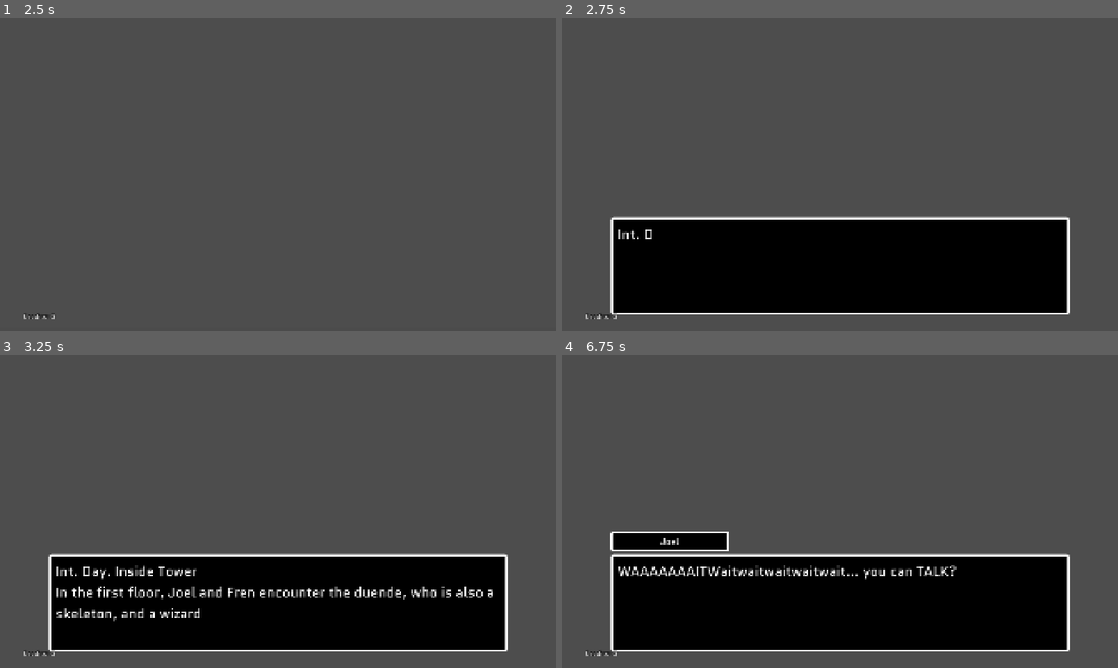
Above: before the commit, frames 1-4 (two rows, left to right).
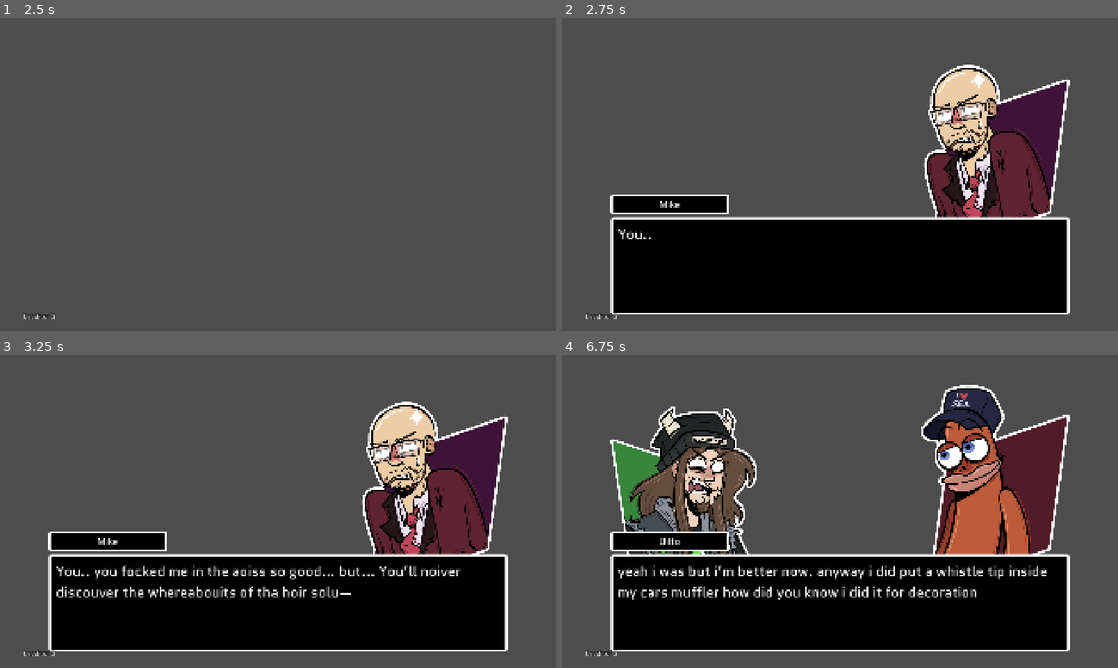
Above: after the commit, the same moments.

Repository: jillzilla/FBDB
Game: Godot game, scene res://assets/scenes/menu.tscn
Two runs of this game, one before a commit and one after it. Both use one fixed random seed, a clock stepped at 60 frames per second and the inputs below.
Inputs (mouse positions are in pixels of both pictures, inside the frame that each line leads up to):
- Up to frame 1 (2.5 s): click "Start" at 0.5 s; tap Enter (ProgressDialogue) at 1.25, 1.35, 2.1 s; move the mouse to (400, 158) at 1.27 s; move the mouse to (166, 190) at 2.02 s
- Up to frame 2 (2.75 s): no input
- Up to frame 3 (3.25 s): move the mouse to (333, 442) at 2.77 s; tap Enter (ProgressDialogue) at 2.85 s
- Up to frame 4 (6.75 s): tap Space at 3.5, 5, 6.5 s; move the mouse to (812, 574) at 3.52 s; tap Enter (ProgressDialogue) at 3.6, 4.25, 4.35, 5.1, 5.75, 5.85, 6.6 s; move the mouse to (1006, 558) at 4.27 s; move the mouse to (673, 464) at 5.02 s; move the mouse to (867, 511) at 5.77 s; move the mouse to (756, 433) at 6.52 s

Frame 1 is identical in both runs. In frame 2, 12% of the frame differs, in the area x 8-92%, y 14-71%; in frame 3, 14%; in frame 4, 19%, in the area x 8-92%, y 9-79%.

Commit message:
new assets, finalized stage dialogues, and sounds

Diff:
--- a/assets/scenes/gameplay.tscn
+++ b/assets/scenes/gameplay.tscn
@@ -5,9 +5,12 @@
 [ext_resource type="Texture2D" uid="uid://bfpd2dri4tsql" path="res://assets/images/battle_sprites/battle_fren.png" id="2_kqp6g"]
 [ext_resource type="Theme" uid="uid://bx3e8s5o62yt6" path="res://assets/themes/main_theme.tres" id="4_0hf1u"]
 [ext_resource type="PackedScene" uid="uid://b4eyvgq22sg3n" path="res://assets/scenes/lose_screen.tscn" id="4_17b01"]
+[ext_resource type="Texture2D" uid="uid://mmwynf4xif1t" path="res://assets/images/battle_sprites/b_joel.png" id="4_f1ux5"]
 [ext_resource type="Script" uid="uid://dt364jws1e5kc" path="res://assets/components/button_component.gd" id="5_0hf1u"]
 [ext_resource type="PackedScene" uid="uid://bgqrhf856akis" path="res://assets/scenes/super_secret_pause_menu.tscn" id="7_fw4li"]
 [ext_resource type="Texture2D" uid="uid://b0t4wrjeb3t6n" path="res://assets/images/simpleflips.png" id="8_kqp6g"]
+[ext_resource type="AudioStream" uid="uid://cffqu80tamuyw" path="res://assets/sounds/correct.ogg" id="10_hogfr"]
+[ext_resource type="AudioStream" uid="uid://bphy8en1six6t" path="res://assets/sounds/wrong.ogg" id="11_ndvee"]
 
 [sub_resource type="LabelSettings" id="LabelSettings_0hf1u"]
 font_size = 32
@@ -41,7 +44,94 @@
 &"transition": SubResource("Animation_fw4li")
 }
 
-[node name="Gameplay" type="Node" unique_id=1463193121 node_paths=PackedStringArray("time_counter", "stage_info", "buttons_cover", "timer_seconds", "player_health_bar", "enemy_health_bar", "question", "answer_1", "answer_2", "answer_3", "answer_4", "timer_flash", "lose_screen", "question_text_container", "hint_next_stage", "scroll_container", "next_scene_button", "animation_question_message_box", "opponent")]
+[sub_resource type="Animation" id="Animation_f1ux5"]
+length = 0.001
+tracks/0/type = "value"
+tracks/0/imported = false
+tracks/0/enabled = true
+tracks/0/path = NodePath("Joel:offset")
+tracks/0/interp = 1
+tracks/0/loop_wrap = true
+tracks/0/keys = {
+"times": PackedFloat32Array(0),
+"transitions": PackedFloat32Array(1),
+"update": 0,
+"values": [Vector2(0, 0)]
+}
+tracks/1/type = "value"
+tracks/1/imported = false
+tracks/1/enabled = true
+tracks/1/path = NodePath("Fren:offset")
+tracks/1/interp = 1
+tracks/1/loop_wrap = true
+tracks/1/keys = {
+"times": PackedFloat32Array(0),
+"transitions": PackedFloat32Array(1),
+"update": 0,
+"values": [Vector2(0, 0)]
+}
+tracks/2/type = "value"
+tracks/2/imported = false
+tracks/2/enabled = true
+tracks/2/path = NodePath("Opponent:offset")
+tracks/2/interp = 1
+tracks/2/loop_wrap = true
+tracks/2/keys = {
+"times": PackedFloat32Array(0),
+"transitions": PackedFloat32Array(1),
+"update": 0,
+"values": [Vector2(0, 0)]
+}
+
+[sub_resource type="Animation" id="Animation_qk4f4"]
+resource_name = "bounce"
+length = 0.5
+loop_mode = 1
+step = 0.1
+tracks/0/type = "value"
+tracks/0/imported = false
+tracks/0/enabled = true
+tracks/0/path = NodePath("Joel:offset")
+tracks/0/interp = 2
+tracks/0/loop_wrap = true
+tracks/0/keys = {
+"times": PackedFloat32Array(0, 0.3, 0.5),
+"transitions": PackedFloat32Array(1, 1, 1),
+"update": 0,
+"values": [Vector2(0, 0), Vector2(0, 50), Vector2(0, 0)]
+}
+tracks/1/type = "value"
+tracks/1/imported = false
+tracks/1/enabled = true
+tracks/1/path = NodePath("Fren:offset")
+tracks/1/interp = 2
+tracks/1/loop_wrap = true
+tracks/1/keys = {
+"times": PackedFloat32Array(0, 0.3, 0.5),
+"transitions": PackedFloat32Array(1, 1, 1),
+"update": 0,
+"values": [Vector2(0, 0), Vector2(0, 50), Vector2(0, 0)]
+}
+tracks/2/type = "value"
+tracks/2/imported = false
+tracks/2/enabled = true
+tracks/2/path = NodePath("Opponent:offset")
+tracks/2/interp = 2
+tracks/2/loop_wrap = true
+tracks/2/keys = {
+"times": PackedFloat32Array(0, 0.3, 0.5),
+"transitions": PackedFloat32Array(1, 1, 1),
+"update": 0,
+"values": [Vector2(0, 0), Vector2(0, 50), Vector2(0, 0)]
+}
+
+[sub_resource type="AnimationLibrary" id="AnimationLibrary_hogfr"]
+_data = {
+&"RESET": SubResource("Animation_f1ux5"),
+&"bounce": SubResource("Animation_qk4f4")
+}
+
+[node name="Gameplay" type="Node" unique_id=1463193121 node_paths=PackedStringArray("time_counter", "stage_info", "buttons_cover", "timer_seconds", "player_health_bar", "enemy_health_bar", "question", "answer_1", "answer_2", "answer_3", "answer_4", "timer_flash", "lose_screen", "question_text_container", "hint_next_stage", "scroll_container", "next_scene_button", "animation_question_message_box", "opponent", "correctsfx", "wrongsfx")]
 process_mode = 1
 script = ExtResource("1_mrbpc")
 stage_1 = "res://assets/stages/stage1data.json"
@@ -68,6 +158,8 @@
 next_scene_button = NodePath("Control/NextStage")
 animation_question_message_box = NodePath("Control/QuestionTextContainer/AnimationPlayer")
 opponent = NodePath("Opponent")
+correctsfx = NodePath("Correct")
+wrongsfx = NodePath("Wrong")
 
 [node name="Bg" type="Sprite2D" parent="." unique_id=1325288160]
 position = Vector2(960, 540)
@@ -83,11 +175,11 @@
 [node name="Joel" type="Sprite2D" parent="." unique_id=347856946]
 position = Vector2(384, 472)
 scale = Vector2(0.8, 0.8)
-texture = ExtResource("2_kqp6g")
+texture = ExtResource("4_f1ux5")
 metadata/_edit_lock_ = true
 
 [node name="Fren" type="Sprite2D" parent="." unique_id=621701693]
-position = Vector2(600.00006, 576)
+position = Vector2(680, 640.00006)
 scale = Vector2(0.7, 0.7)
 texture = ExtResource("2_kqp6g")
 metadata/_edit_lock_ = true
@@ -450,5 +542,17 @@
 wait_time = 0.1
 one_shot = true
 
+[node name="AnimationPlayer" type="AnimationPlayer" parent="." unique_id=1312477789]
+libraries/ = SubResource("AnimationLibrary_hogfr")
+autoplay = &"bounce"
+speed_scale = 0.1
+
+[node name="Correct" type="AudioStreamPlayer" parent="." unique_id=28876572]
+stream = ExtResource("10_hogfr")
+volume_db = -10.0
+
+[node name="Wrong" type="AudioStreamPlayer" parent="." unique_id=855120930]
+stream = ExtResource("11_ndvee")
+
 [connection signal="pressed" from="Control/NextStage" to="." method="_on_next_stage_pressed"]
 [connection signal="timeout" from="Timer_Seconds" to="." method="_on_timer_seconds_timeout"]
--- a/assets/scenes/text_box.tscn
+++ b/assets/scenes/text_box.tscn
@@ -2,14 +2,18 @@
 
 [ext_resource type="Theme" uid="uid://bx3e8s5o62yt6" path="res://assets/themes/main_theme.tres" id="1_ghwiw"]
 [ext_resource type="Script" uid="uid://b0ppktqmsgv4e" path="res://assets/scripts/text_box.gd" id="1_pho2x"]
+[ext_resource type="Texture2D" uid="uid://dyltsm1tbisyw" path="res://assets/images/dialogue_sprites/d_joel1.png" id="3_ffm52"]
+[ext_resource type="Texture2D" uid="uid://cn0k7k6tq65im" path="res://assets/images/dialogue_sprites/d_skeleduende1.png" id="4_u6lf0"]
 
-[node name="TextBox" type="CanvasLayer" unique_id=1591762175 node_paths=PackedStringArray("whole_thing", "name_container", "name_dialogue", "text_dialogue")]
+[node name="TextBox" type="CanvasLayer" unique_id=1591762175 node_paths=PackedStringArray("whole_thing", "name_container", "name_dialogue", "text_dialogue", "character_1", "character_2")]
 layer = 0
 script = ExtResource("1_pho2x")
 whole_thing = NodePath("Control")
 name_container = NodePath("Control/NameContainer")
 name_dialogue = NodePath("Control/NameContainer/MarginContainer/Text")
 text_dialogue = NodePath("Control/DialogueContainer/MarginContainer/Text")
+character_1 = NodePath("Control/Char1")
+character_2 = NodePath("Control/Char2")
 
 [node name="Control" type="Control" parent="." unique_id=1384950693]
 layout_mode = 3
@@ -19,6 +23,38 @@
 grow_horizontal = 2
 grow_vertical = 2
 theme = ExtResource("1_ghwiw")
+metadata/_edit_lock_ = true
+
+[node name="Char1" type="TextureRect" parent="Control" unique_id=929842136]
+visible = false
+layout_mode = 1
+anchors_preset = -1
+anchor_left = 0.22100002
+anchor_top = 0.5
+anchor_right = 0.22100002
+anchor_bottom = 0.5
+offset_left = -256.32004
+offset_top = -364.0
+offset_right = 384.67996
+offset_bottom = 466.0
+scale = Vector2(0.8, 0.8)
+texture = ExtResource("3_ffm52")
+metadata/_edit_lock_ = true
+
+[node name="Char2" type="TextureRect" parent="Control" unique_id=1655851505]
+visible = false
+layout_mode = 1
+anchors_preset = -1
+anchor_left = 0.77900004
+anchor_top = 0.5
+anchor_right = 0.77900004
+anchor_bottom = 0.5
+offset_left = -255.68005
+offset_top = -436.0
+offset_right = 385.31995
+offset_bottom = 455.0
+scale = Vector2(0.8, 0.8)
+texture = ExtResource("4_u6lf0")
 metadata/_edit_lock_ = true
 
 [node name="NameContainer" type="MarginContainer" parent="Control" unique_id=1776616719]
--- a/assets/scenes/vs_screen.tscn
+++ b/assets/scenes/vs_screen.tscn
@@ -3,6 +3,7 @@
 [ext_resource type="Script" uid="uid://d0ermeh3qrdsk" path="res://assets/scripts/vs_screen.gd" id="1_e3bu7"]
 [ext_resource type="Theme" uid="uid://bx3e8s5o62yt6" path="res://assets/themes/main_theme.tres" id="1_ltfk0"]
 [ext_resource type="Texture2D" uid="uid://bfpd2dri4tsql" path="res://assets/images/battle_sprites/battle_fren.png" id="2_e3bu7"]
+[ext_resource type="Texture2D" uid="uid://mmwynf4xif1t" path="res://assets/images/battle_sprites/b_joel.png" id="2_ts7py"]
 
 [sub_resource type="Animation" id="Animation_e3bu7"]
 resource_name = "whole_anim"
@@ -84,7 +85,7 @@
 [node name="Player" type="Sprite2D" parent="." unique_id=253206375]
 position = Vector2(-668, 640)
 scale = Vector2(1.3, 1.3)
-texture = ExtResource("2_e3bu7")
+texture = ExtResource("2_ts7py")
 metadata/_edit_lock_ = true
 
 [node name="Opponent" type="Sprite2D" parent="." unique_id=965576284]
--- a/assets/scripts/gameplay.gd
+++ b/assets/scripts/gameplay.gd
@@ -62,6 +62,9 @@
 @export var animation_question_message_box : AnimationPlayer = null;
 
 @export var opponent : Sprite2D;
+
+@export var correctsfx : AudioStreamPlayer;
+@export var wrongsfx : AudioStreamPlayer;
 
 #functions
 func _ready() -> void:
@@ -143,7 +146,10 @@
 		timer_seconds.stop();
 
 	if button.text == data["correct_answers"][questions_order[current_question]]:
+		correctsfx.play();
 		did_answered_correctly = true;
+	else:
+		wrongsfx.play();
 
 	_blink_effect();
 
--- a/assets/scripts/global.gd
+++ b/assets/scripts/global.gd
@@ -1,7 +1,7 @@
 extends Node
 
 #variables
-var stage_2_play : int = 1;
+var stage_2_play : int = 5;
 var credits : int = 4;
 
 var enemy_health : int = 0;
--- a/assets/scripts/pre_battle_dialogues.gd
+++ b/assets/scripts/pre_battle_dialogues.gd
@@ -13,43 +13,159 @@
 
 	match(Global.stage_2_play):
 		1:
-			textbox._queue_text("","Int. Day. Inside Tower\nIn the first floor, Joel and Fren encounter the duende, who is also a skeleton, and a wizard")
+			textbox._change_char2_texture("d_skeleduende1");
+			textbox._show_char_2();
 			textbox._queue_text("Skeleduende","MIMIMIMIMIMIMIMIMIMIMIMIMI");
+
+			await textbox.update_graphics;
+
+			textbox._change_char1_texture("d_joel3");
+			textbox._show_char_1();
 			textbox._queue_text("Joel","A skeleton… WHO’S ALSO A DUENDE?!?!?! BUT– SKELETONS CAN’T BE DUENDES!!! THIS IS BULLSHIT!!!!!!");
+
+			await textbox.update_graphics;
+
 			textbox._queue_text("Skeleduende","And pineapples don’t belong on pizzas, shithead.");
+
+			await textbox.update_graphics;
+
+			textbox._change_char1_texture("d_joel1");
 			textbox._queue_text("Joel","I’m all over it, to be honest, I think pineapples are kinda okay on pizzas, but you do you, ma–");
+
+			await textbox.update_graphics;
+
+			textbox._change_char1_texture("d_joel3");
 			textbox._queue_text("Joel","WAAAAAAAITWaitwaitwaitwaitwait… you can TALK?");
+
+			await textbox.update_graphics;
+
+			textbox._change_char2_texture("d_skeleduende2");
 			textbox._queue_text("Skeleduende","No :)");
+
+			await textbox.update_graphics;
+
+			textbox._change_char1_texture("d_joel1");
 			textbox._queue_text("Joel","Oh, ok.");
 		2:
-			textbox._queue_text("","Int. Day. Second floor of tower\nJoel and Fren, beating the duende, go up to the second floor")
+			textbox._change_char1_texture("d_joel4");
+			textbox._show_char_1();
 			textbox._queue_text("Joel","No. Fucking. Way. It’s youuuu! Mr. Bones!! I’ve been a huge fan of you and your games!!!");
+
+			await textbox.update_graphics;
+
+			textbox._change_char2_texture("d_mrbones2");
+			textbox._show_char_2();
 			textbox._queue_text("Mr. Bones","Yeah, man, I get it, but my life isn’t all that sunshine and rainbows, you know… After I had beaten DaGoulian’s regime, I tried looking for a gig, played in a couple of bars, and all that, but maaan…");
+
+			await textbox.update_graphics;
+
 			textbox._queue_text("Mr. Bones"," I think blues just doesn’t jibe with people anymore. Not to mention, my ghost wife left me, but forget it.");
+
+			await textbox.update_graphics;
+
+			textbox._change_char1_texture("d_joel2");
 			textbox._queue_text("Joel","Oh man, I feel ya, man. The music biz can be stressy as fuck sometimes…");
+
+			await textbox.update_graphics;
+
+			textbox._change_char2_texture("d_mrbones1");
 			textbox._queue_text("Mr. Bones","Anyway, there seemed to be an open spot for a job in this tower, so I kinda just jigged my way and got me this gig, it’s chill here, man. Oh yeah, they also gave me a wig. Cool stuff.");
+
+			await textbox.update_graphics;
+
+			textbox._change_char1_texture("d_joel1");
 			textbox._queue_text("Joel"," hope life finds you good, dude, you gotta do whatever you love to live in life, sorry that happened to ya. Wig looks stupid, but you know.");
+
+			await textbox.update_graphics;
+
 			textbox._queue_text("Mr. Bones","Forget it, man. Let’s start this quiz challenge already. I won’t give ya any bones, so don’t cry to yo mama.");
 		3:
-			textbox._queue_text("","Int. Day. Third floor of tower\nJoel and Fren enter the third floor, Jawbone is waiting for them")
+			textbox._change_char1_texture("d_joel3");
+			textbox._show_char_1();
+
 			textbox._queue_text("Joel","What the FUCK are you doing here?! Why are you wearing CARDBOARD on your head??!!");
+
+			await textbox.update_graphics;
+
+			textbox._change_char2_texture("d_jawbone2");
+			textbox._show_char_2();
+
 			textbox._queue_text("Jawbone","Some FUCKERS have put out my hair, I seek revenge, and it will FUCKING start with YOU!!!!!");
+
+			await textbox.update_graphics;
+
 			textbox._queue_text("","Fren is whispering something to Joel");
-			textbox._queue_text("Joel","Huh? Fren? What do you say…? No I do NOT sound like HIM!!!!!");
+
+			await textbox.update_graphics;
+
+			textbox._change_char1_texture("d_joel1");
+
+			textbox._queue_text("Joel","Huh? Fren? What do you say…?");
+
+			await textbox.update_graphics;
+
+			textbox._change_char1_texture("d_joel3");
+
+			textbox._queue_text("Joel","No I do NOT sound like HIM!!!!!");
+
+			await textbox.update_graphics;
+
+			textbox._change_char2_texture("d_jawbone1");
+
 			textbox._queue_text("Jawbone","You… sound like ME?! HAH!!! YOU CAN NEVER DREAM OF HAVING THE VOICE OF A FUCKING HUNK LIKE ME!!!! NOW, LET’S GO, BITCH!!!!!!");
 		4:
-			textbox._queue_text("","Int. Day. Fourth floor of tower\nJoel and Fren go up to the fourth floor, the man they must face reveals himself")
+			textbox._change_char2_texture("d_mike2");
+			textbox._show_char_2();
 			textbox._queue_text("Michael of Jabrongos","Welcoime, I oim the Heidmoisteir ouf this estoiblishmeint.");
+
+			await textbox.update_graphics;
+
+			textbox._change_char1_texture("d_joel4");
+			textbox._show_char_1();
 			textbox._queue_text("Joel","Couldn’t the Headmaster be BALDER?! HA!!!");
+
+			await textbox.update_graphics;
+
+			textbox._change_char2_texture("d_mike1");
 			textbox._queue_text("Mike","SHOT OP!!! I OIM NOIT BOLD, YOU FREAK!!!");
+
+			await textbox.update_graphics;
+
+			textbox._change_char1_texture("d_joel1");
 			textbox._queue_text("Joel","Yes, my friend, yes you are. But thog don’t caaare, you’ll lose your wig anyway after I beat you, and then we’ll see who’s wrong.");
 		5:
+			textbox._change_char2_texture("d_mike3");
+			textbox._show_char_2();
 			textbox._queue_text("Mike","You.. you focked me in the aoiss so good… but... You’ll noiver discouver the whereabouits of tha hoir solu—")
+
+			await textbox.update_graphics;
+
+			textbox._hide_char_2();
 			textbox._queue_text("","A CAR COMES AND HITS MIKE, SENDING HIM OFF THE TOWER");
+
+			await textbox.update_graphics;
+
 			textbox._queue_text("","Dilto Kirkland leaves the car...");
+
+			await textbox.update_graphics;
+
+			textbox._change_char2_texture("d_dilto");
+			textbox._show_char_2();
 			textbox._queue_text("Dilto","hey you know a place i could park my car with as few people as possible walking around i wanna fuck it later i bet you understand");
+
+			await textbox.update_graphics;
+
+			textbox._change_char1_texture("d_joel3");
+			textbox._show_char_1();
 			textbox._queue_text("Joel","Dilto! You SON OF A BITCH I thought you were dead!!");
+
+			await textbox.update_graphics;
+
 			textbox._queue_text("Dilto","yeah i was but i’m better now. anyway i did put a whistle tip inside my cars muffler how did you know i did it for decoration");
+
+			await textbox.update_graphics;
+
+			textbox._change_char1_texture("d_joel1");
 			textbox._queue_text("Joel","I’m gonna put you down for GOOD this time!! Go back to the shadow, you shall not see the light of day ever again!!");
 
 	await textbox.dialogue_finished;
--- a/assets/scripts/text_box.gd
+++ b/assets/scripts/text_box.gd
@@ -2,6 +2,7 @@
 
 signal text_end;
 signal dialogue_finished;
+signal update_graphics;
 
 #variables
 const CHAR_READ_RATE : float = 0.03;
@@ -12,6 +13,9 @@
 
 @export var name_dialogue : Label;
 @export var text_dialogue : Label;
+
+@export var character_1 : TextureRect;
+@export var character_2 : TextureRect;
 
 @onready var tween : Tween = null;
 
@@ -31,6 +35,24 @@
 func _ready() -> void:
 	text_end.connect(_text_ended);
 	_hide_textbox();
+
+func _show_char_1() -> void:
+	character_1.visible = true;
+
+func _hide_char_1() -> void:
+	character_1.visible = false;
+
+func _change_char1_texture(spr_name: String) -> void:
+	character_1.texture = load("res://assets/images/dialogue_sprites/" + spr_name + ".png");
+
+func _change_char2_texture(spr_name: String) -> void:
+	character_2.texture = load("res://assets/images/dialogue_sprites/" + spr_name + ".png");
+
+func _show_char_2() -> void:
+	character_2.visible = true;
+
+func _hide_char_2() -> void:
+	character_2.visible = false;
 
 func _hide_textbox() -> void:
 	whole_thing.visible = false;
@@ -52,6 +74,7 @@
 		States.FINISHED:
 			if Input.is_action_just_pressed("ProgressDialogue"):
 				_change_state(States.READY);
+				update_graphics.emit();
 
 func _show_textbox() -> void:
 	whole_thing.visible = true;
--- a/assets/themes/main_theme/style_box_progress_bar_background.tres
+++ b/assets/themes/main_theme/style_box_progress_bar_background.tres
@@ -5,7 +5,7 @@
 content_margin_top = 4.0
 content_margin_right = 4.0
 content_margin_bottom = 4.0
-bg_color = Color(0, 0, 0, 1)
+bg_color = Color(0.735357, 0, 0, 1)
 border_width_left = 8
 border_width_top = 8
 border_width_right = 8
--- a/assets/themes/main_theme/style_box_progress_bar_fill.tres
+++ b/assets/themes/main_theme/style_box_progress_bar_fill.tres
@@ -5,7 +5,7 @@
 content_margin_top = 4.0
 content_margin_right = 4.0
 content_margin_bottom = 4.0
-bg_color = Color(0, 0, 0, 1)
+bg_color = Color(0, 0.735357, 0, 1)
 border_width_left = 8
 border_width_top = 8
 border_width_right = 8
Binary file added: assets/images/battle_sprites/b_joel.png
Not shown, added: assets/images/battle_sprites/b_joel.png.import
Not shown, added: assets/sounds/correct.ogg.import
Not shown, added: assets/sounds/start_or_select_kirby.ogg.import
Not shown, added: assets/sounds/wrong.ogg.import
Not shown, added: assets/sounds/correct.ogg
Not shown, added: assets/sounds/start_or_select_kirby.ogg
Not shown, added: assets/sounds/wrong.ogg
